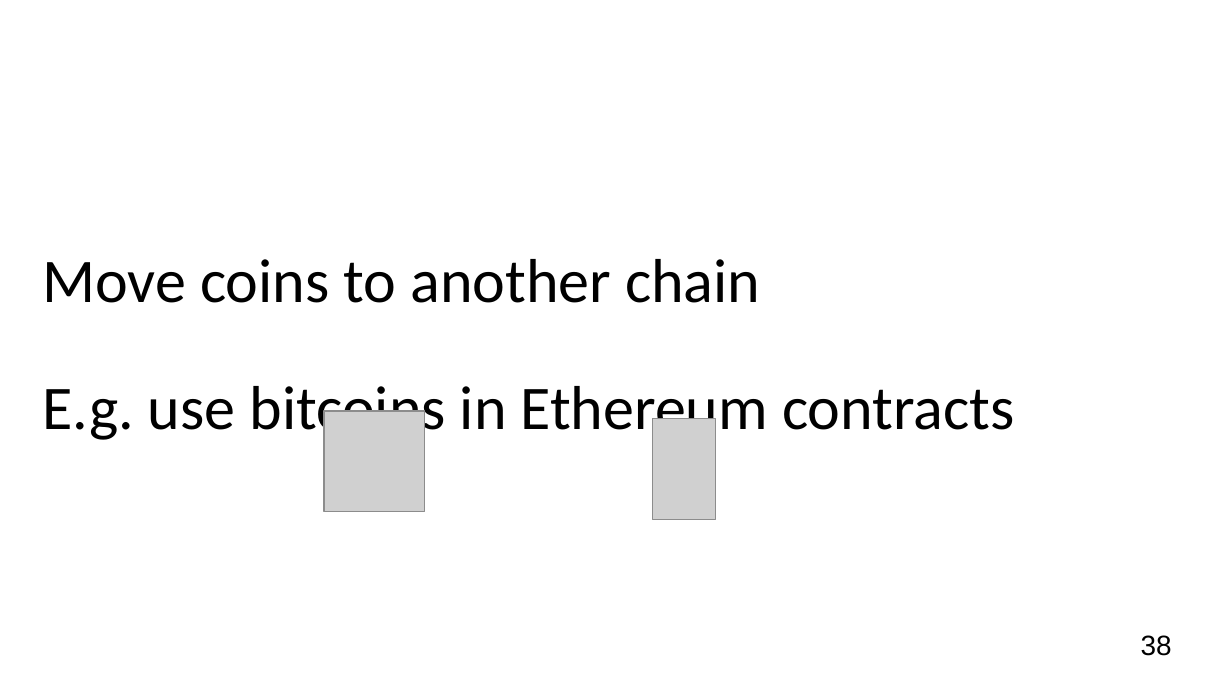
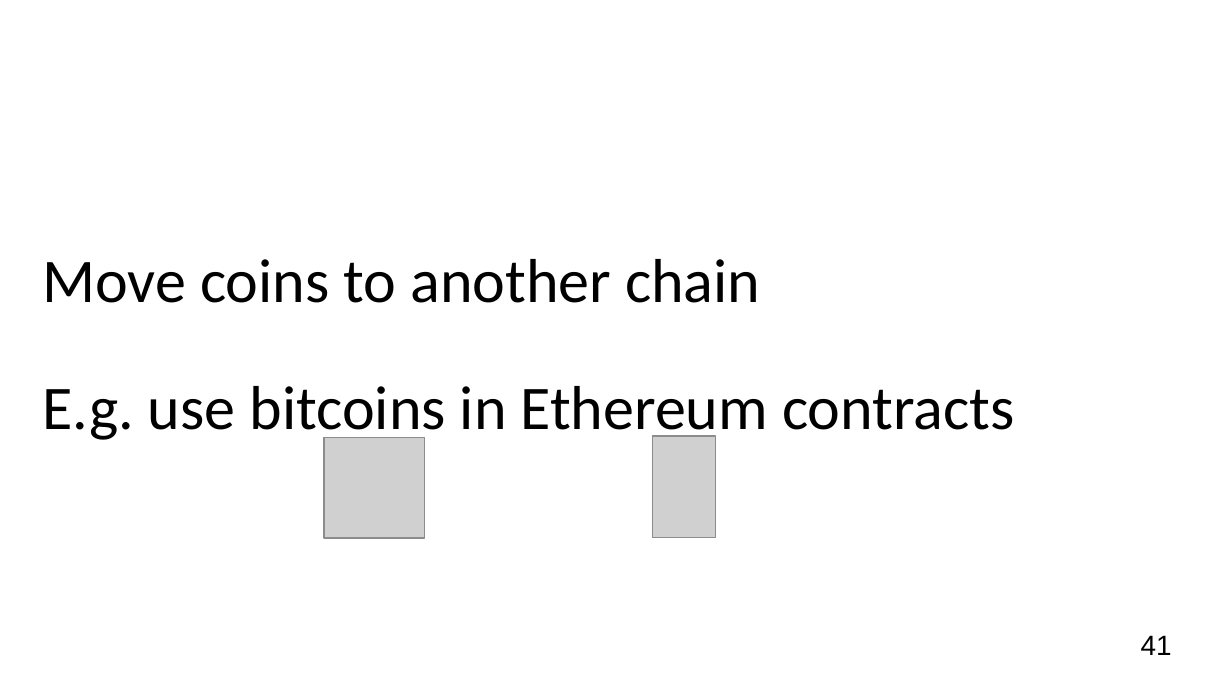
Before and after one commit to OrfeasLitos/blockchain_slides, a slide deck: slide 41 of presentation.odp (slide 38 before the commit). Drawn at 1232x693 pixels with LibreOffice and Linux fonts; fonts in the diff are those of the drawing; grey boxes stand for pictures; background and template pictures are left out. Boxes give left, top, right and bottom in pixels: in the first picture for what was removed or moved away, otherwise in the second. Text is boxed around its words. In the diff, an @@ line names an element or a change of style, - is before the commit and + after.

```diff
--- a/presentation.odp
+++ b/presentation.odp
@@ picture: place and size @@
-picture at [324, 411, 425, 512]
+picture at [324, 437, 425, 538]
@@ picture: place and size @@
-picture at [653, 418, 715, 520]
+picture at [653, 436, 715, 538]
@@ page number at [1141, 635, 1172, 655]: text changed @@
-38
+41
```
Also in this commit, not shown: 1 other slide changed, 4 slides added, 1 slide removed.
